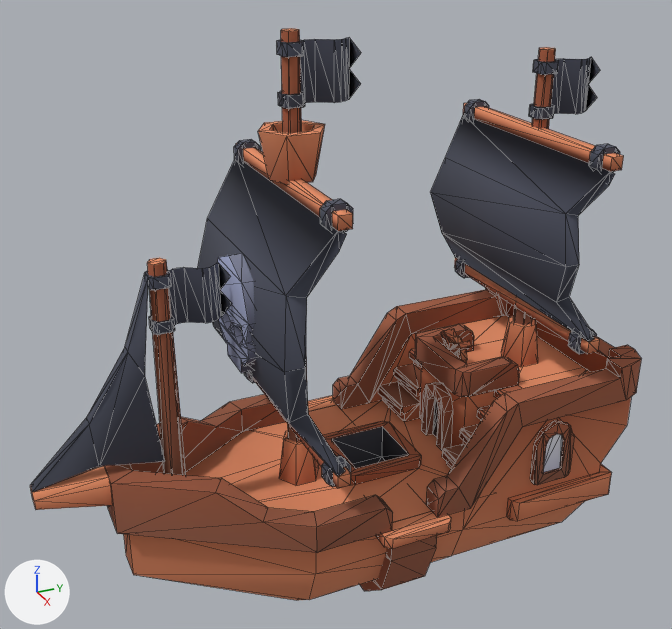
Before and after pictures for a commit that changed the glTF model site/models/k/ship-pirate-medium.glb.
Rendered twice from a camera (50 mm lens) standing at (13.4, -5.96, 11.87) and looking at (-0.04, 0.09, 5.15). Arrows for +X, +Y and +Z are at lower left; the lights stay in place. The picture after the commit comes second. Mesh edges are drawn as thin lines. Where no turn or scale is listed for an object, it has been applied to the vertices. Vertices at exactly the same position are counted once.

Script lines for the objects in view, before the commit:
```python
me_flag_a = bpy.data.meshes.new('flag-a')
me_flag_a.from_pydata(...)  # 49 vertices, 71 faces; spans x -0.175..0.175, y -0.677..0.677, z -0.481..0.481
me_flag_a.materials.append(mat_colormap)
me_sail_a = bpy.data.meshes.new('sail-a')
me_sail_a.from_pydata(...)  # 162 vertices, 275 faces; spans x -2.2..2.2, y -0.62..0.62, z -2.36..2.36
me_sail_a.materials.append(mat_colormap)
me_sail_b = bpy.data.meshes.new('sail-b')
me_sail_b.from_pydata(...)  # 100 vertices, 180 faces; spans x -2.2..2.2, y -0.5..0.5, z -1.81..1.81
me_sail_b.materials.append(mat_colormap)
ob_flag_a = bpy.data.objects.new('flag-a', me_flag_a)
ob_flag_a.location = (0.0, -2.46, 5.96)
ob_sail_a = bpy.data.objects.new('sail-a', me_sail_a)
ob_sail_a.location = (0.0, -1.19, 5.5)
ob_sail_b = bpy.data.objects.new('sail-b', me_sail_b)
ob_sail_b.location = (0.0, 3.61, 6.36)
ob_ship_pirate_medium = bpy.data.objects.new('ship-pirate-medium', None)
ob_ship_pirate_medium.location = (0.0, 0.0, 0.0)
# also in view: 'flag-c' at (0.0, 4.51, 8.72); 'ship-pirate-medium.001' at (0.0, 0.0, 4.98); 'flag-b' at (0.0, -0.18, 9.32)
```
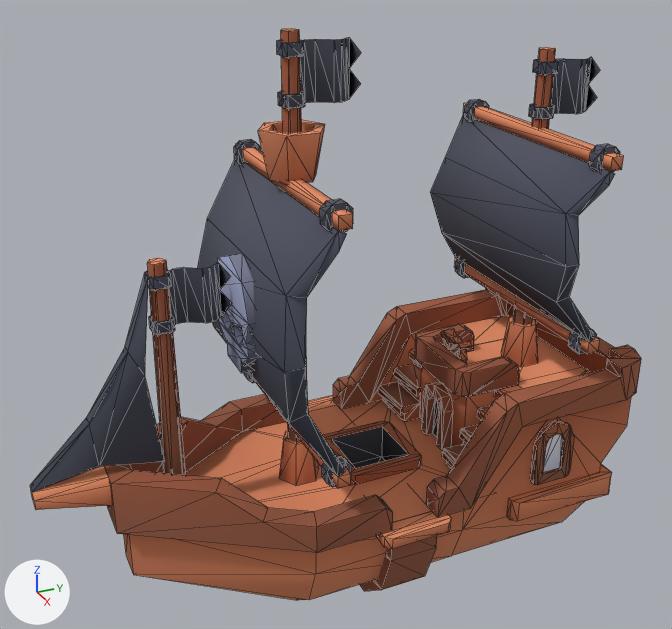
Where the newer file only moved an object's origin or applied its transform, the numbers keep the older frame.

Scene script edits in JSON lines:
```json
{"block": "me_sail_b", "where": "# used by ob_sail_b; location = (0.0, 3.61, 6.36)"}
{"op": "remove", "block": "me_sail_b", "code": "me_sail_b.from_pydata(...)  # 100 vertices, 180 faces; spans x -2.2..2.2, y -0.5..0.5, z -1.81..1.81"}
{"op": "add", "block": "me_sail_b", "code": "me_sail_b.from_pydata(...)  # 104 vertices, 180 faces; spans x -2.2..2.2, y -0.5..0.5, z -1.81..1.81"}
{"block": "me_sail_b", "change": "me_sail_b part 1"}
{"block": "me_sail_b", "change": "14 faces are deleted"}
{"block": "me_sail_b", "change": "4 vertices are added at (2.2, 0.17, 1.49), (-2.2, 0.17, 1.49), (2.2, 0.17, -1.49), (-2.2, 0.17, -1.49)"}
{"block": "me_sail_b", "change": "14 new faces join them"}
{"block": "me_sail_a", "where": "# used by ob_sail_a; location = (0.0, -1.19, 5.5)"}
{"op": "remove", "block": "me_sail_a", "code": "me_sail_a.from_pydata(...)  # 162 vertices, 275 faces; spans x -2.2..2.2, y -0.62..0.62, z -2.36..2.36"}
{"op": "add", "block": "me_sail_a", "code": "me_sail_a.from_pydata(...)  # 166 vertices, 275 faces; spans x -2.2..2.2, y -0.62..0.62, z -2.36..2.36"}
{"block": "me_sail_a", "change": "me_sail_a part 2"}
{"block": "me_sail_a", "change": "14 faces are deleted"}
{"block": "me_sail_a", "change": "4 vertices are added at (2.2, 0.29, 2.04), (-2.2, 0.29, 2.04), (2.2, 0.29, -2.04), (-2.2, 0.29, -2.04)"}
{"block": "me_sail_a", "change": "14 new faces join them"}
{"op": "add", "block": "me_ship_pirate_medium_1", "code": ["me_ship_pirate_medium_1 = bpy.data.meshes.new('ship-pirate-medium')", "me_ship_pirate_medium_1.from_pydata(...)  # 666 vertices, 1099 faces; spans x -2.4..2.4, y -5.3..5.3, z 0.0..9.96", "me_ship_pirate_medium_1.materials.append(mat_colormap)"]}
{"op": "set", "path": "ob_ship_pirate_medium", "old": "bpy.data.objects.new('ship-pirate-medium', None)", "new": "bpy.data.objects.new('ship-pirate-medium', me_ship_pirate_medium_1)"}
```

What differs and where, as boxes [x1, y1, x2, y2] in the pictures (672 x 629 px; the box of a moved part takes in the faces that stretch with it):
```json
{"object": "ship-pirate-medium", "change": "now drawn", "after": [30, 28, 641, 600], "on screen": "brown"}
{"part": 1, "of": "me_sail_b", "change": "moved or reshaped", "before": [455, 104, 621, 354], "after": [455, 104, 621, 354]}
{"part": 2, "of": "me_sail_a", "change": "moved or reshaped", "before": [243, 149, 352, 488], "after": [243, 149, 352, 488]}
{"object": "ship-pirate-medium.001", "change": "unchanged, covered by the edit", "before": [30, 28, 641, 600]}
```
